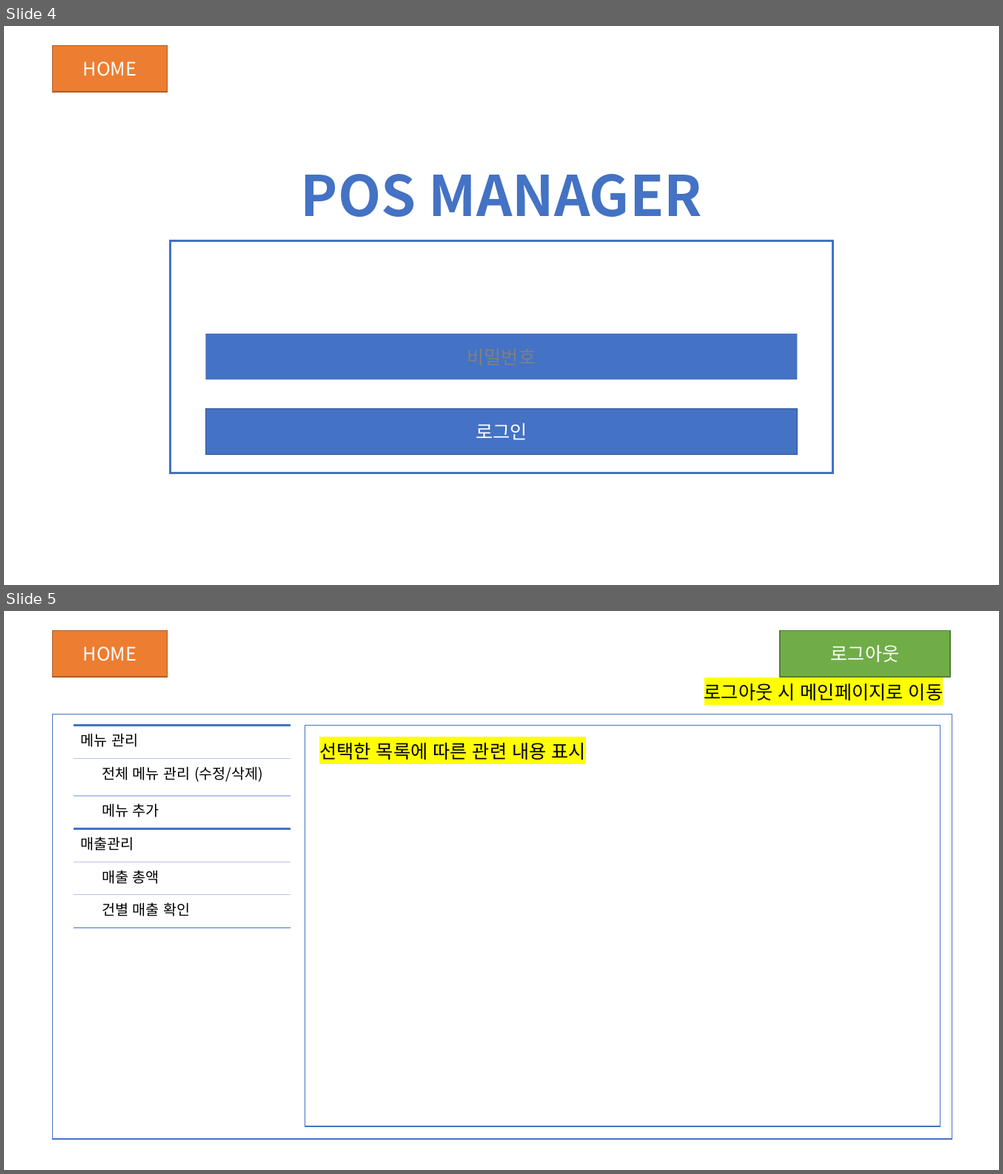
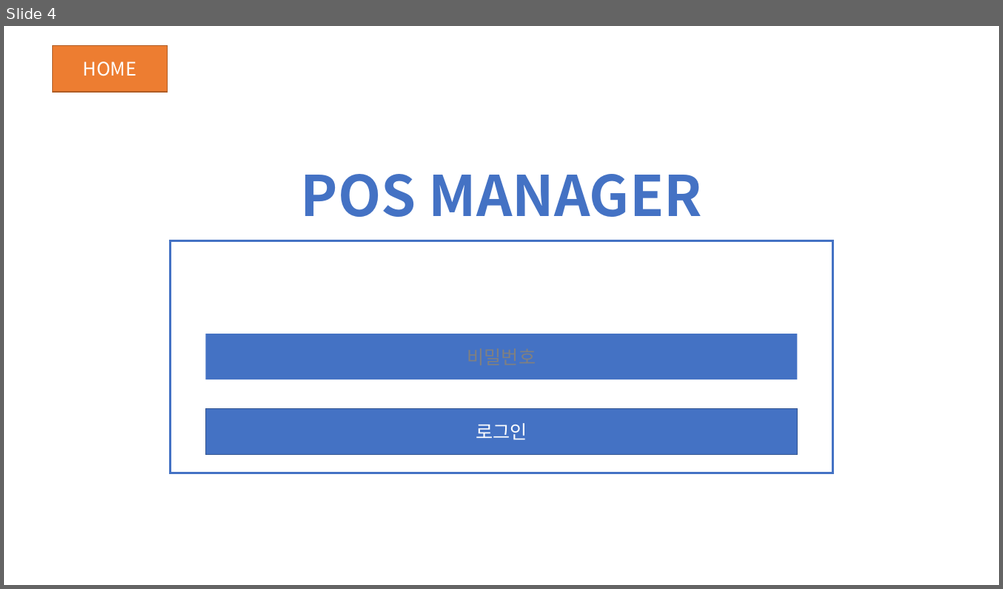
Before and after one commit to JinSolKwon/cafeKiosk, a slide deck: design/키오스크 UI.pptx. Shown one above the other, each under a label of ours: slides 4 and 5 before the commit, slide 4 after it. The pictures are 1003x1174 and 1003x589 pixels, drawn with LibreOffice and Linux fonts; fonts in the diff are those of the drawing. Boxes give left, top, right and bottom in pixels: in the first picture for what was removed or moved away, otherwise in the second. Text is boxed around its words. In the diff, an @@ line names an element or a change of style, - is before the commit and + after.

Commit message:
0924 수정내용 커밋

```diff
--- a/design/키오스크 UI.pptx
+++ b/design/키오스크 UI.pptx
@@ slide 5 removed at (4,611,999,1170), background #FFFFFF @@
@@ rectangle removed at (53,630,167,677) @@
-HOME
@@ rectangle removed at (780,630,950,677) @@
-로그아웃
@@ text removed at (704,684,942,701) @@
-로그아웃 시 메인페이지로 이동
@@ rectangle removed at (53,714,951,1139) @@
@@ table removed at (74,725,290,928), 6 rows, 2 columns @@
-메뉴 관리 | 
- | 전체 메뉴 관리 (수정/삭제)
- | 메뉴 추가
-매출관리 | 
- | 매출 총액
- | 건별 매출 확인
@@ rectangle removed at (304,725,939,1127) @@
-선택한 목록에 따른 관련 내용 표시
```
Also in this commit, not shown: 3 slides changed, 10 slides added, 3 other files.
